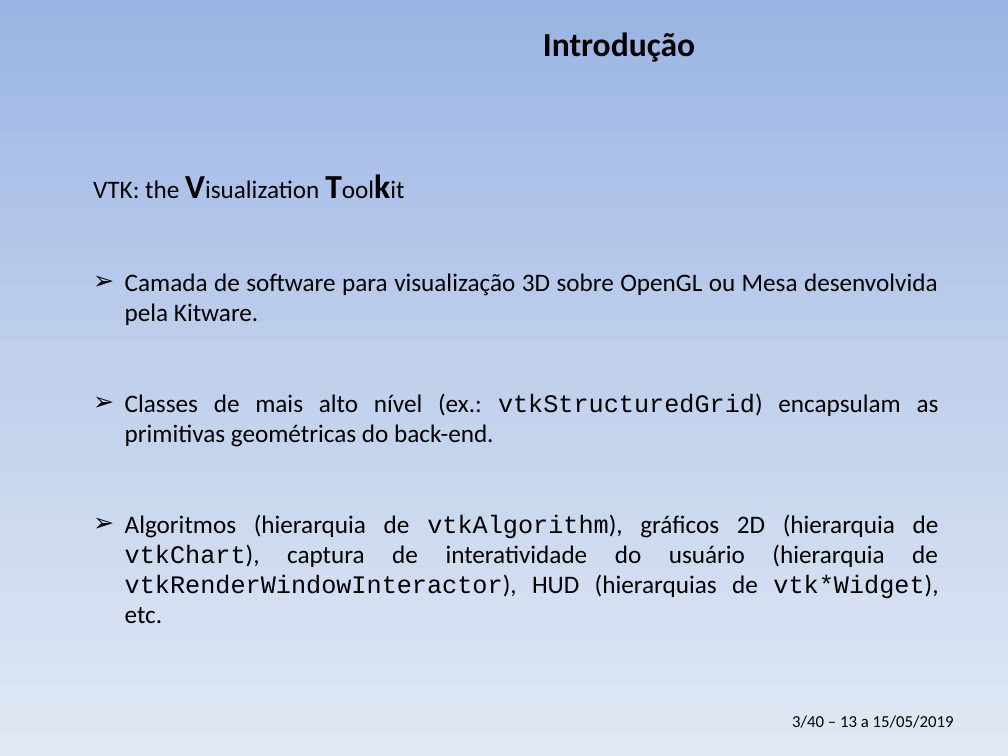
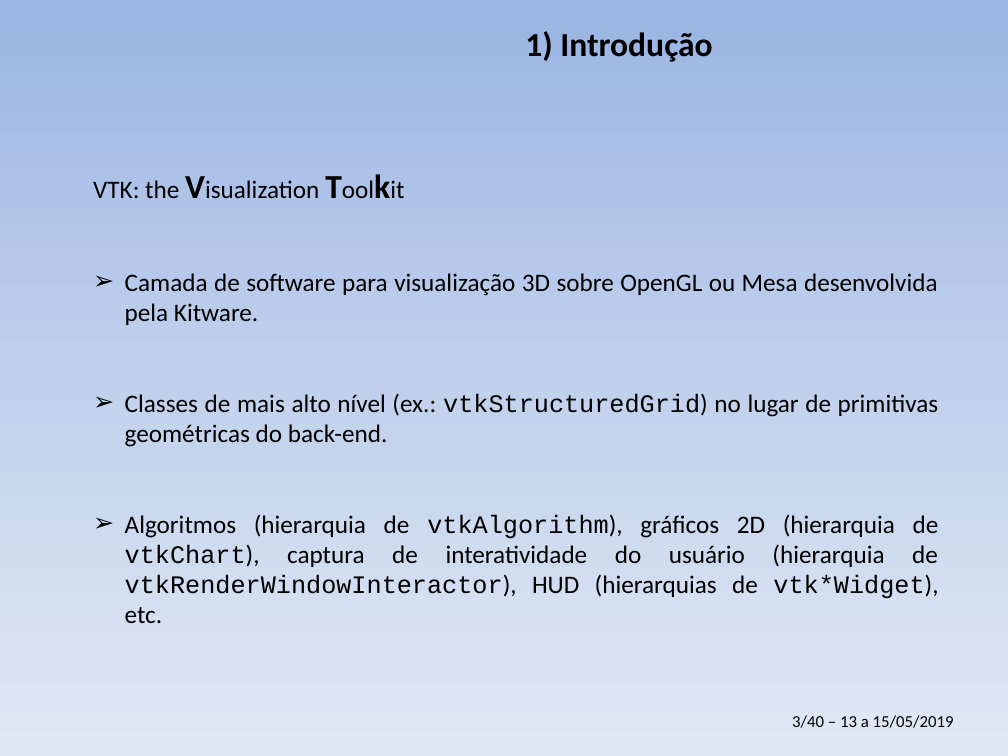
Before and after one commit to PauloCarvalhoRJ/cursoVTKgeo, a slide deck: slide 3 of aulas_3dias/slides_3dias.pptx. Drawn at 1008x756 pixels with LibreOffice and Linux fonts; fonts in the diff are those of the drawing; background and template pictures are left out. Boxes give left, top, right and bottom in pixels: in the first picture for what was removed or moved away, otherwise in the second. Text is boxed around its words. In the diff, an @@ line names an element or a change of style, - is before the commit and + after.

```diff
--- a/aulas_3dias/slides_3dias.pptx
+++ b/aulas_3dias/slides_3dias.pptx
@@ title at (525,31,712,62): text changed @@
-Introdução
+1) Introdução
@@ text at (125,393,939,447): text changed @@
-➢ Classes de mais alto nível (ex.: vtkStructuredGrid) encapsulam as primitivas geométricas do back-end.
+➢ Classes de mais alto nível (ex.: vtkStructuredGrid) no lugar de primitivas geométricas do back-end.
```
Also in this commit, not shown: 8 other slides changed, 16 slides added.
